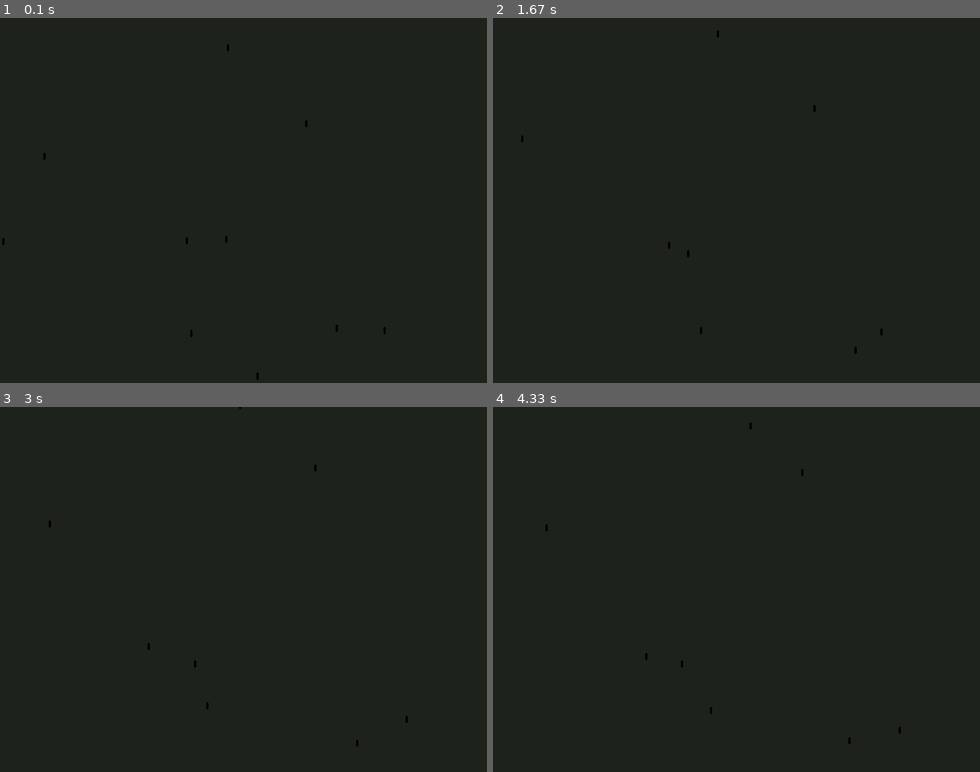
Above: before the commit, frames 1-4 (two rows, left to right).
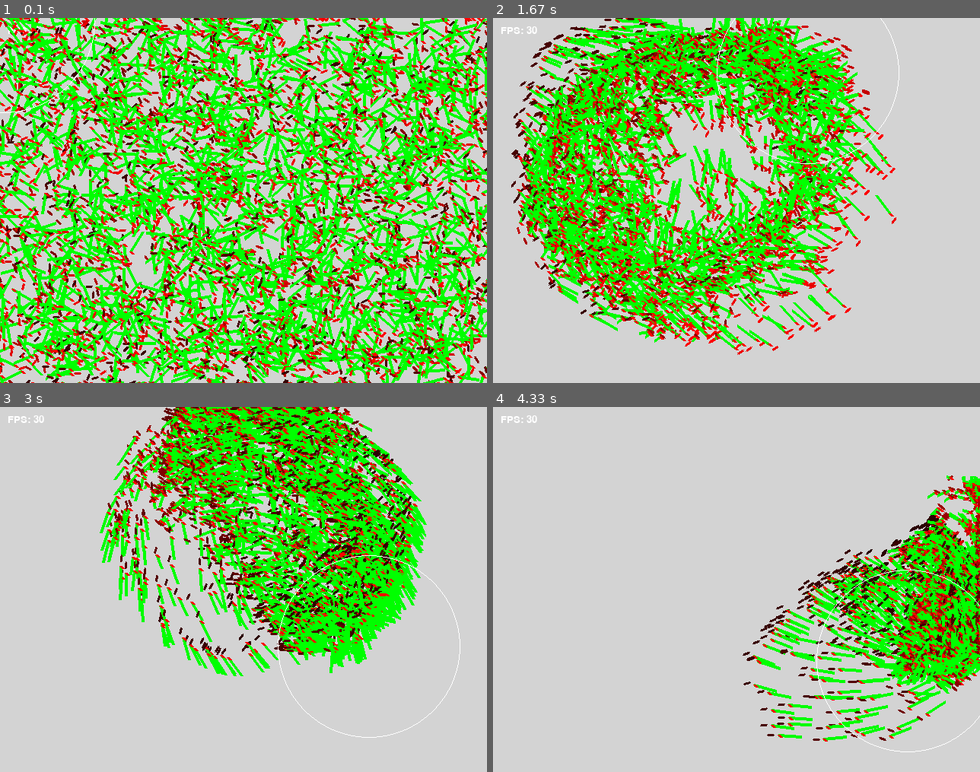
Above: after the commit, the same moments.

Repository: aFishboy/pygame
Game: pygame game, started from main.py
Same seed, same stepped clock (60 frames per second), same inputs: the game is played once before the commit and once after it.
Inputs (mouse positions are in pixels of both pictures, inside the frame that each line leads up to):
- Up to frame 1 (0.1 s): no input
- Up to frame 2 (1.67 s): move the mouse to (717, 215) at 0.37 s; move the mouse to (619, 204) at 0.87 s; move the mouse to (809, 72) at 1.2 s
- Up to frame 3 (3 s): move the mouse to (253, 465) at 1.7 s; move the mouse to (248, 629) at 2.27 s; move the mouse to (370, 647) at 2.6 s
- Up to frame 4 (4.33 s): move the mouse to (863, 556) at 3.03 s; move the mouse to (911, 560) at 3.43 s; move the mouse to (906, 662) at 4.1 s

The runs differ from the first frame. In frame 1, 100% of the frame differs, in the area x 0-100%, y 0-100%; in frame 2, 100%; in frame 3, 100%; in frame 4, 100%.

Commit message:
need sleep

Diff:
--- a/main.py
+++ b/main.py
@@ -1,5 +1,9 @@
-import pygame, random
+import math
+import pygame
+from random import randint, uniform
 pygame.init()
+
+vec = pygame.math.Vector2
 
 COLORS = {
     "black": (0, 0, 0),
@@ -21,29 +25,75 @@
 }
 
 FPS = 30
+WIDTH, HEIGHT = 640, 480
+MAX_SPEED = 10
+SCREEN = pygame.display.set_mode((WIDTH, HEIGHT))
+APPROACH_RADIUS = 120
+FONT = pygame.font.Font(None, 20)
+
 
 class Ant:
     def __init__(self, screen_width, screen_height):
-        self.x_pos = random.randint(0, screen_width)
-        self.y_pos = random.randint(0, screen_height)
+        self.pos = vec(randint(0, WIDTH), randint(0, HEIGHT))
+        self.vel =vec(MAX_SPEED,0).rotate(uniform(0, 360))
+        self.acc = vec(0,0)
         self.antWidth = 3
         self.antHeight = 10
 
+    def follow_mouse(self):
+        mpos = pygame.mouse.get_pos()
+        self.acc = (mpos - self.pos).normalize() * 0.5
+
+    def ant_color(self):
+        red_value = int(140 - (((self.vel.x + self.vel.y) // 2) * 14))
+        if red_value > 255:
+            red_value = 255
+        if red_value < 0:
+            red_value = 0
+        color = (red_value, 0 , 0)
+        return color
+
     def draw(self, screen):
-        # Draw the ant as an ellipse
-        pygame.draw.ellipse(screen, COLORS["black"], (self.x_pos, self.y_pos, self.antWidth, self.antHeight))
+        # Create an ellipse Surface
+        ellipse_surface = pygame.Surface((self.antWidth, self.antHeight), pygame.SRCALPHA)
+        pygame.draw.ellipse(ellipse_surface, self.ant_color(), (0, 0, self.antWidth, self.antHeight))
+        # Rotate the ellipse
+        angle = math.degrees(math.atan2(self.vel.y, self.vel.x))
+        rotated_surface = pygame.transform.rotate(ellipse_surface, angle + 90)
+
+        # Get the rect of the rotated ellipse
+        rotated_rect = rotated_surface.get_rect()
+        rotated_rect.center = self.pos  # Set the center of the rotated ellipse
+
+        # Draw the rotated ellipse onto the screen
+        screen.blit(rotated_surface, rotated_rect.topleft)
 
     def update(self):
-        # Implement logic to update the ant's position here
-        self.x_pos += random.randint(-5, 5)
-        self.y_pos += random.randint(-5, 5)
+        #equations of motion
+        self.follow_mouse()
+        self.vel += self.acc
+        if self.vel.length() > MAX_SPEED:
+            self.vel.scale_to_length(MAX_SPEED)
+        self.pos += self.vel
+        if self.pos.x < 0 or self.pos.x > WIDTH or self.pos.y < 0 or self.pos.y > HEIGHT:
+            self.pos.x = min(WIDTH - 1, max(0, self.pos.x))
+            self.pos.y = min(HEIGHT - 1, max(0, self.pos.y))
+
+    def draw_vectors(self):
+        scale = 3
+        # vel
+        pygame.draw.line(SCREEN, COLORS["green"], self.pos, (self.pos + self.vel * scale), 4)
+        # desired
+        pygame.draw.line(SCREEN, COLORS["red"], self.pos, (self.pos + vec(1,1) * scale), 4)
+        # approach radius
+        pygame.draw.circle(SCREEN, COLORS["white"], pygame.mouse.get_pos(), APPROACH_RADIUS, 1)
+
 
 def main():
-    WIDTH, HEIGHT = 640, 480
-    SCREEN = pygame.display.set_mode((WIDTH, HEIGHT))
+
     pygame.display.set_caption("Ant Sim")
 
-    ants = [Ant(WIDTH, HEIGHT) for _ in range(10)]  # Create a list of ant objects
+    ants = [Ant(WIDTH, HEIGHT) for _ in range(2000)]  # Create a list of ant objects
 
     clock = pygame.time.Clock()
     running = True
@@ -53,12 +103,19 @@
             if event.type == pygame.QUIT:
                 running = False
 
-        SCREEN.fill(COLORS["default"])
+        SCREEN.fill(COLORS["light_gray"])
+        # Calculate FPS
+        current_fps = int(clock.get_fps())
+        # Render the FPS text
+        fps_text = FONT.render(f"FPS: {current_fps}", True, (255, 255, 255))
+        # Draw the FPS text on the screen at position (10, 10)
+        SCREEN.blit(fps_text, (10, 10))
 
         # Draw and update ants
         for ant in ants:
             ant.draw(SCREEN)
             ant.update()
+            ant.draw_vectors()
 
         pygame.display.update()
 
